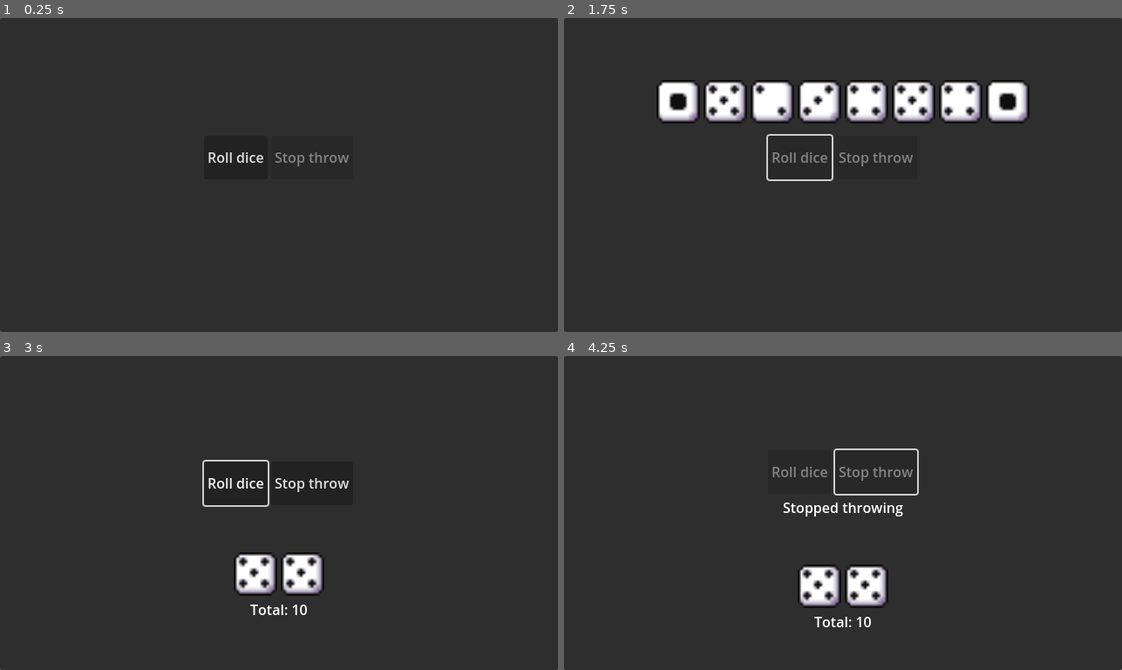
Above: before the commit, frames 1-4 (two rows, left to right).
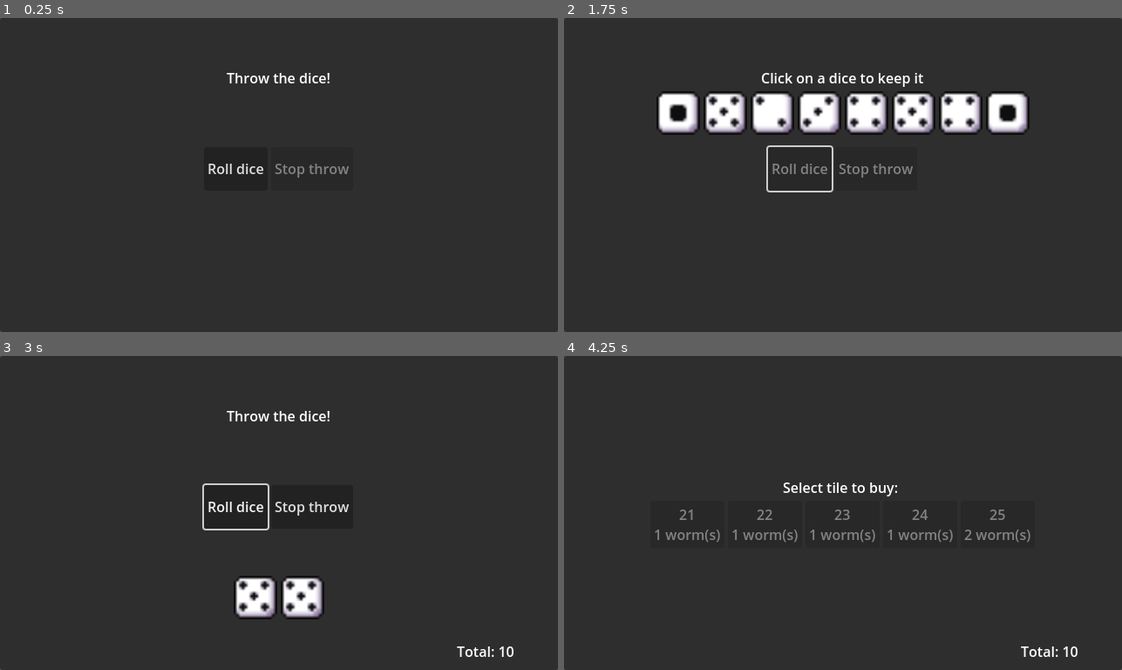
Above: after the commit, the same moments.

Repository: thannicko/Rainworms
Game: Godot game, scene res://Game.tscn
Two runs of this game, one before a commit and one after it. Both use one fixed random seed, a clock stepped at 60 frames per second and the inputs below.
Inputs (mouse positions are in pixels of both pictures, inside the frame that each line leads up to):
- Up to frame 1 (0.25 s): no input
- Up to frame 2 (1.75 s): click "Roll dice" at 0.5 s; move the mouse to (965, 159) at 1.27 s; click (965, 159) at 1.42 s
- Up to frame 3 (3 s): tap A at 2, 2.75 s; move the mouse to (167, 528) at 2.02 s; click (167, 528) at 2.17 s; move the mouse to (334, 443) at 2.77 s; click (334, 443) at 2.92 s
- Up to frame 4 (4.25 s): click "Stop throw" at 3.5 s

The runs differ from the first frame. In frame 1, 1.0% of the frame differs, in the area x 37-63%, y 17-51%; in frame 2, 8.8%, in the area x 16-84%, y 17-56%; in frame 3, 4.2%; in frame 4, 4.3%.

Commit message:
Start work on buying a tile

Diff:
--- a/Game.tscn
+++ b/Game.tscn
@@ -67,82 +67,111 @@
 script = ExtResource("4_wg6hm")
 initial_state = NodePath("InitialThrowState")
 
-[node name="InitialThrowState" type="Node" parent="TurnStateMachine" node_paths=PackedStringArray("throw_dice_button", "stop_throw_button", "throw_dice_container", "keep_dice_container", "message_label", "total_label")]
+[node name="InitialThrowState" type="Node" parent="TurnStateMachine" node_paths=PackedStringArray("throw_dice_button", "stop_throw_button", "throw_dice_container", "keep_dice_container", "total_label", "prompt_label")]
 script = ExtResource("3_wt06b")
-throw_dice_button = NodePath("../../Background/MainVerticalBox/HBoxContainer/ThrowDiceButton")
-stop_throw_button = NodePath("../../Background/MainVerticalBox/HBoxContainer/StopThrowButton")
-throw_dice_container = NodePath("../../Background/MainVerticalBox/ThrowDiceMargin/ThrowDiceContainer")
-keep_dice_container = NodePath("../../Background/MainVerticalBox/MarginContainer/KeepDiceContainer")
-message_label = NodePath("../../Background/MainVerticalBox/MessageLabel")
-total_label = NodePath("../../Background/MainVerticalBox/TotalLabel")
+throw_dice_button = NodePath("../../Background/MainDiceContainer/HBoxContainer/ThrowDiceButton")
+stop_throw_button = NodePath("../../Background/MainDiceContainer/HBoxContainer/StopThrowButton")
+throw_dice_container = NodePath("../../Background/MainDiceContainer/ThrowDiceMargin/ThrowDiceContainer")
+keep_dice_container = NodePath("../../Background/MainDiceContainer/MarginContainer/KeepDiceContainer")
+total_label = NodePath("../../Background/MarginContainer/TotalLabel")
+prompt_label = NodePath("../../Background/MainDiceContainer/PromptLabel")
 
 [node name="WaitRethrowState" type="Node" parent="TurnStateMachine" node_paths=PackedStringArray("throw_dice_button", "stop_throw_button", "throw_dice_container")]
 script = ExtResource("5_a40jr")
-throw_dice_button = NodePath("../../Background/MainVerticalBox/HBoxContainer/ThrowDiceButton")
-stop_throw_button = NodePath("../../Background/MainVerticalBox/HBoxContainer/StopThrowButton")
-throw_dice_container = NodePath("../../Background/MainVerticalBox/ThrowDiceMargin/ThrowDiceContainer")
-
-[node name="ThrowingState" type="Node" parent="TurnStateMachine" node_paths=PackedStringArray("throw_dice_button", "stop_throw_button", "throw_dice_container", "dice_animation")]
+throw_dice_button = NodePath("../../Background/MainDiceContainer/HBoxContainer/ThrowDiceButton")
+stop_throw_button = NodePath("../../Background/MainDiceContainer/HBoxContainer/StopThrowButton")
+throw_dice_container = NodePath("../../Background/MainDiceContainer/ThrowDiceMargin/ThrowDiceContainer")
+
+[node name="ThrowingState" type="Node" parent="TurnStateMachine" node_paths=PackedStringArray("throw_dice_button", "stop_throw_button", "throw_dice_container", "dice_animation", "prompt_label")]
 script = ExtResource("3_prpp6")
-throw_dice_button = NodePath("../../Background/MainVerticalBox/HBoxContainer/ThrowDiceButton")
-stop_throw_button = NodePath("../../Background/MainVerticalBox/HBoxContainer/StopThrowButton")
-throw_dice_container = NodePath("../../Background/MainVerticalBox/ThrowDiceMargin/ThrowDiceContainer")
-dice_animation = NodePath("../../Background/MainVerticalBox/DiceThrowAnimation")
-
-[node name="KeepDiceState" type="Node" parent="TurnStateMachine" node_paths=PackedStringArray("stop_throw_button", "throw_dice_container", "keep_dice_container", "total_label")]
+throw_dice_button = NodePath("../../Background/MainDiceContainer/HBoxContainer/ThrowDiceButton")
+stop_throw_button = NodePath("../../Background/MainDiceContainer/HBoxContainer/StopThrowButton")
+throw_dice_container = NodePath("../../Background/MainDiceContainer/ThrowDiceMargin/ThrowDiceContainer")
+dice_animation = NodePath("../../Background/MainDiceContainer/DiceThrowAnimation")
+prompt_label = NodePath("../../Background/MainDiceContainer/PromptLabel")
+
+[node name="KeepDiceState" type="Node" parent="TurnStateMachine" node_paths=PackedStringArray("stop_throw_button", "throw_dice_container", "keep_dice_container", "total_label", "prompt_label")]
 script = ExtResource("4_44m0x")
-stop_throw_button = NodePath("../../Background/MainVerticalBox/HBoxContainer/StopThrowButton")
-throw_dice_container = NodePath("../../Background/MainVerticalBox/ThrowDiceMargin/ThrowDiceContainer")
-keep_dice_container = NodePath("../../Background/MainVerticalBox/MarginContainer/KeepDiceContainer")
-total_label = NodePath("../../Background/MainVerticalBox/TotalLabel")
-
-[node name="StopThrowState" type="Node" parent="TurnStateMachine" node_paths=PackedStringArray("throw_dice_button", "stop_throw_button", "result_label")]
+stop_throw_button = NodePath("../../Background/MainDiceContainer/HBoxContainer/StopThrowButton")
+throw_dice_container = NodePath("../../Background/MainDiceContainer/ThrowDiceMargin/ThrowDiceContainer")
+keep_dice_container = NodePath("../../Background/MainDiceContainer/MarginContainer/KeepDiceContainer")
+total_label = NodePath("../../Background/MarginContainer/TotalLabel")
+prompt_label = NodePath("../../Background/MainDiceContainer/PromptLabel")
+
+[node name="StopThrowState" type="Node" parent="TurnStateMachine" node_paths=PackedStringArray("dice_container", "buy_container", "tile_container", "dice_prompt_label", "buy_prompt_label")]
 script = ExtResource("6_a506q")
-throw_dice_button = NodePath("../../Background/MainVerticalBox/HBoxContainer/ThrowDiceButton")
-stop_throw_button = NodePath("../../Background/MainVerticalBox/HBoxContainer/StopThrowButton")
-result_label = NodePath("../../Background/MainVerticalBox/MessageLabel")
+dice_container = NodePath("../../Background/MainDiceContainer")
+buy_container = NodePath("../../Background/BuyingContainer")
+tile_container = NodePath("../../Background/BuyingContainer/TileContainer")
+dice_prompt_label = NodePath("../../Background/MainDiceContainer/PromptLabel")
+buy_prompt_label = NodePath("../../Background/BuyingContainer/PromptLabel")
 
 [node name="Background" type="Panel" parent="."]
 layout_mode = 0
 offset_right = 640.0
 offset_bottom = 360.0
 
-[node name="MainVerticalBox" type="VBoxContainer" parent="Background"]
+[node name="MarginContainer" type="MarginContainer" parent="Background"]
+layout_mode = 1
+anchors_preset = 3
+anchor_left = 1.0
+anchor_top = 1.0
+anchor_right = 1.0
+anchor_bottom = 1.0
+offset_left = -94.0
+offset_top = -33.0
+grow_horizontal = 0
+grow_vertical = 0
+theme_override_constants/margin_right = 50
+theme_override_constants/margin_bottom = 10
+
+[node name="TotalLabel" type="Label" parent="Background/MarginContainer"]
+layout_mode = 2
+size_flags_horizontal = 0
+size_flags_vertical = 1
+text = "Total:"
+
+[node name="MainDiceContainer" type="VBoxContainer" parent="Background"]
 layout_mode = 0
 offset_right = 640.0
 offset_bottom = 360.0
 alignment = 1
 
-[node name="ThrowDiceMargin" type="MarginContainer" parent="Background/MainVerticalBox"]
+[node name="PromptLabel" type="Label" parent="Background/MainDiceContainer"]
+layout_mode = 2
+text = "Prompt"
+horizontal_alignment = 1
+
+[node name="ThrowDiceMargin" type="MarginContainer" parent="Background/MainDiceContainer"]
 layout_mode = 2
 theme_override_constants/margin_bottom = 10
 
-[node name="ThrowDiceContainer" type="HBoxContainer" parent="Background/MainVerticalBox/ThrowDiceMargin"]
+[node name="ThrowDiceContainer" type="HBoxContainer" parent="Background/MainDiceContainer/ThrowDiceMargin"]
 custom_minimum_size = Vector2(0, 50)
 layout_mode = 2
 alignment = 1
 
-[node name="TextureRect" type="TextureRect" parent="Background/MainVerticalBox/ThrowDiceMargin/ThrowDiceContainer"]
-layout_mode = 2
-texture = ExtResource("2_cw40v")
-expand_mode = 3
-
-[node name="TextureRect2" type="TextureRect" parent="Background/MainVerticalBox/ThrowDiceMargin/ThrowDiceContainer"]
-layout_mode = 2
-texture = ExtResource("2_cw40v")
-expand_mode = 3
-
-[node name="TextureRect3" type="TextureRect" parent="Background/MainVerticalBox/ThrowDiceMargin/ThrowDiceContainer"]
-layout_mode = 2
-texture = ExtResource("2_cw40v")
-expand_mode = 3
-
-[node name="TextureRect4" type="TextureRect" parent="Background/MainVerticalBox/ThrowDiceMargin/ThrowDiceContainer"]
-layout_mode = 2
-texture = ExtResource("2_cw40v")
-expand_mode = 3
-
-[node name="DiceThrowAnimation" type="AnimatedSprite2D" parent="Background/MainVerticalBox"]
+[node name="TextureRect" type="TextureRect" parent="Background/MainDiceContainer/ThrowDiceMargin/ThrowDiceContainer"]
+layout_mode = 2
+texture = ExtResource("2_cw40v")
+expand_mode = 3
+
+[node name="TextureRect2" type="TextureRect" parent="Background/MainDiceContainer/ThrowDiceMargin/ThrowDiceContainer"]
+layout_mode = 2
+texture = ExtResource("2_cw40v")
+expand_mode = 3
+
+[node name="TextureRect3" type="TextureRect" parent="Background/MainDiceContainer/ThrowDiceMargin/ThrowDiceContainer"]
+layout_mode = 2
+texture = ExtResource("2_cw40v")
+expand_mode = 3
+
+[node name="TextureRect4" type="TextureRect" parent="Background/MainDiceContainer/ThrowDiceMargin/ThrowDiceContainer"]
+layout_mode = 2
+texture = ExtResource("2_cw40v")
+expand_mode = 3
+
+[node name="DiceThrowAnimation" type="AnimatedSprite2D" parent="Background/MainDiceContainer"]
 visible = false
 position = Vector2(318, 88)
 scale = Vector2(3, 3)
@@ -150,54 +179,59 @@
 frame = 1
 frame_progress = 0.377975
 
-[node name="HBoxContainer" type="HBoxContainer" parent="Background/MainVerticalBox"]
+[node name="HBoxContainer" type="HBoxContainer" parent="Background/MainDiceContainer"]
 custom_minimum_size = Vector2(0, 50)
 layout_mode = 2
 alignment = 1
 
-[node name="ThrowDiceButton" type="Button" parent="Background/MainVerticalBox/HBoxContainer"]
+[node name="ThrowDiceButton" type="Button" parent="Background/MainDiceContainer/HBoxContainer"]
 layout_mode = 2
 text = "Roll dice"
 
-[node name="StopThrowButton" type="Button" parent="Background/MainVerticalBox/HBoxContainer"]
+[node name="StopThrowButton" type="Button" parent="Background/MainDiceContainer/HBoxContainer"]
 layout_mode = 2
 text = "Stop throw"
 
-[node name="MessageLabel" type="Label" parent="Background/MainVerticalBox"]
-layout_mode = 2
-text = "Message"
+[node name="MarginContainer" type="MarginContainer" parent="Background/MainDiceContainer"]
+layout_mode = 2
+theme_override_constants/margin_top = 50
+
+[node name="KeepDiceContainer" type="HBoxContainer" parent="Background/MainDiceContainer/MarginContainer"]
+custom_minimum_size = Vector2(250, 50)
+layout_mode = 2
+alignment = 1
+
+[node name="TextureRect" type="TextureRect" parent="Background/MainDiceContainer/MarginContainer/KeepDiceContainer"]
+layout_mode = 2
+texture = ExtResource("2_cw40v")
+expand_mode = 3
+
+[node name="TextureRect2" type="TextureRect" parent="Background/MainDiceContainer/MarginContainer/KeepDiceContainer"]
+layout_mode = 2
+texture = ExtResource("2_cw40v")
+expand_mode = 3
+
+[node name="TextureRect3" type="TextureRect" parent="Background/MainDiceContainer/MarginContainer/KeepDiceContainer"]
+layout_mode = 2
+texture = ExtResource("2_cw40v")
+expand_mode = 3
+
+[node name="TextureRect4" type="TextureRect" parent="Background/MainDiceContainer/MarginContainer/KeepDiceContainer"]
+layout_mode = 2
+texture = ExtResource("2_cw40v")
+expand_mode = 3
+
+[node name="BuyingContainer" type="VBoxContainer" parent="Background"]
+visible = false
+offset_right = 640.0
+offset_bottom = 360.0
+alignment = 1
+
+[node name="PromptLabel" type="Label" parent="Background/BuyingContainer"]
+layout_mode = 2
+text = "Select a tile to buy:"
 horizontal_alignment = 1
 
-[node name="MarginContainer" type="MarginContainer" parent="Background/MainVerticalBox"]
-layout_mode = 2
-theme_override_constants/margin_top = 50
-
-[node name="KeepDiceContainer" type="HBoxContainer" parent="Background/MainVerticalBox/MarginContainer"]
-custom_minimum_size = Vector2(250, 50)
-layout_mode = 2
-alignment = 1
-
-[node name="TextureRect" type="TextureRect" parent="Background/MainVerticalBox/MarginContainer/KeepDiceContainer"]
-layout_mode = 2
-texture = ExtResource("2_cw40v")
-expand_mode = 3
-
-[node name="TextureRect2" type="TextureRect" parent="Background/MainVerticalBox/MarginContainer/KeepDiceContainer"]
-layout_mode = 2
-texture = ExtResource("2_cw40v")
-expand_mode = 3
-
-[node name="TextureRect3" type="TextureRect" parent="Background/MainVerticalBox/MarginContainer/KeepDiceContainer"]
-layout_mode = 2
-texture = ExtResource("2_cw40v")
-expand_mode = 3
-
-[node name="TextureRect4" type="TextureRect" parent="Background/MainVerticalBox/MarginContainer/KeepDiceContainer"]
-layout_mode = 2
-texture = ExtResource("2_cw40v")
-expand_mode = 3
-
-[node name="TotalLabel" type="Label" parent="Background/MainVerticalBox"]
-layout_mode = 2
-text = "Total"
-horizontal_alignment = 1
+[node name="TileContainer" type="HBoxContainer" parent="Background/BuyingContainer"]
+layout_mode = 2
+alignment = 1
--- a/StateMachines/InitialThrowState.gd
+++ b/StateMachines/InitialThrowState.gd
@@ -4,8 +4,8 @@
 @export var stop_throw_button: Button
 @export var throw_dice_container: Container
 @export var keep_dice_container: Container
-@export var message_label: Label
 @export var total_label: Label
+@export var prompt_label: Label
 
 func enter(data := {}) -> void:
 	throw_dice_button.show()
@@ -13,8 +13,9 @@
 	stop_throw_button.disabled = true
 	_clear_container(throw_dice_container)
 	_clear_container(keep_dice_container)
-	message_label.hide()
 	total_label.hide()
+	prompt_label.text = "Throw the dice!"
+	prompt_label.show()
 
 func _on_throw_dice_button_down():
 	self._state_machine._change_to_state("ThrowingState")
--- a/StateMachines/KeepDiceState.gd
+++ b/StateMachines/KeepDiceState.gd
@@ -4,6 +4,7 @@
 @export var throw_dice_container: Container
 @export var keep_dice_container: Container
 @export var total_label: Label
+@export var prompt_label: Label
 
 var _keep_dice: int = 0
 var _dice_textures_to_value: Dictionary = {}
@@ -15,11 +16,14 @@
 	_move_textures_to_keep_container()
 	state_machine._kept_dices[_keep_dice] = state_machine._dices_frequency[_keep_dice]
 	state_machine._nr_dices_left = state_machine._nr_dices_left - state_machine._kept_dices[_keep_dice]
-	total_label.text = "Total: " + str(_get_sum(state_machine._kept_dices))
+	state_machine._current_points = _get_sum(state_machine._kept_dices)
+	total_label.text = "Total: " + str(state_machine._current_points)
 	total_label.show()
 	if state_machine._nr_dices_left <= 0:
+		prompt_label.text = "Out of dice"
 		self._state_machine._change_to_state("StopThrowState", { 'invalid_thrown': false })
 	else:
+		prompt_label.text = "Throw the dice!"
 		self._state_machine._change_to_state("WaitRethrowState")
 
 func _move_textures_to_keep_container() -> void:
--- a/StateMachines/StopThrowState.gd
+++ b/StateMachines/StopThrowState.gd
@@ -1,14 +1,41 @@
 class_name StopThrowState extends State
 
-@export var throw_dice_button: Button
-@export var stop_throw_button: Button
-@export var result_label: Label
+@export var dice_container: Container
+@export var buy_container: Container
+@export var tile_container: Container
+@export var dice_prompt_label: Label
+@export var buy_prompt_label: Label
+
+var _invalid_thrown: bool
+var _deck: TileDeck
 
 func enter(data := {}) -> void:
-	var invalid_thrown: bool = data["invalid_thrown"]
-	throw_dice_button.disabled = true
-	stop_throw_button.disabled = true
-	result_label.text = "Stopped throwing"
-	if (invalid_thrown):
-		result_label.text += " with an invalid throw"
-	result_label.show()
+	_invalid_thrown = data["invalid_thrown"]
+	_deck = (self._state_machine as TurnStateMachine)._deck
+	dice_prompt_label.text = "Stopped throwing"
+	if (_invalid_thrown):
+		dice_prompt_label.text += " with an invalid throw"
+	else:
+		dice_container.hide()
+		_offer_buy()
+
+func _offer_buy() -> void:
+	buy_prompt_label.text = "Select tile to buy: "
+	buy_container.show()
+	for tile in _deck.tiles:
+		var button := Button.new()
+		button.text = str(tile.cost) + "\n" + str(tile.worm) + " worm(s)"
+		button.custom_minimum_size.y = 50
+		button.disabled = not _is_tile_affordable(tile)
+		if (_is_tile_affordable(tile)):
+			button.button_down.connect(_tile_bought.bind(tile, button))
+		tile_container.add_child(button)
+
+func _tile_bought(tile: WormTile, button: Button) -> void:
+	for option in tile_container.get_children():
+		option.disabled = true
+	(self._state_machine as TurnStateMachine)._current_points = 0
+	buy_prompt_label.text = "Bought tile: " + str(tile.cost)
+
+func _is_tile_affordable(tile: WormTile) -> bool:
+	return tile.cost <= (self._state_machine as TurnStateMachine)._current_points
--- a/StateMachines/ThrowingState.gd
+++ b/StateMachines/ThrowingState.gd
@@ -4,6 +4,7 @@
 @export var stop_throw_button: Button
 @export var throw_dice_container: Container
 @export var dice_animation: AnimatedSprite2D
+@export var prompt_label: Label
 
 var _dice_textures_to_value: Dictionary = {}
 
@@ -12,6 +13,7 @@
 	(self._state_machine as TurnStateMachine)._dices_frequency.clear()
 	throw_dice_button.disabled = true
 	stop_throw_button.disabled = true
+	prompt_label.hide()
 	_start_throw()
 
 func _start_throw():
@@ -32,6 +34,10 @@
 		func(dice): return _is_allowed_to_keep(dice))
 	if allowed_dices.is_empty():
 		state_machine._change_to_state("StopThrowState", { 'invalid_thrown': true })
+		prompt_label.text = "Invalid throw!"
+	else:
+		prompt_label.text = "Click on a dice to keep it"
+	prompt_label.show()
 
 func _store_dice_frequency(dice: int) -> void:
 	var dices_frequency: Dictionary = (self._state_machine as TurnStateMachine)._dices_frequency
--- a/StateMachines/TurnStateMachine.gd
+++ b/StateMachines/TurnStateMachine.gd
@@ -4,6 +4,7 @@
 var _nr_dices_left: int = MaxThrows
 var _dices_frequency: Dictionary = {}
 var _kept_dices: Dictionary = {}
+var _current_points: int = 0
 
 const _dice_textures: Dictionary = {
 	1: "res://Assets/dice-one.png",
@@ -13,3 +14,5 @@
 	5: "res://Assets/dice-five.png",
 	6: "res://Assets/worm.png"
 }
+
+var _deck: TileDeck = load("res://Deck.tres") as TileDeck
